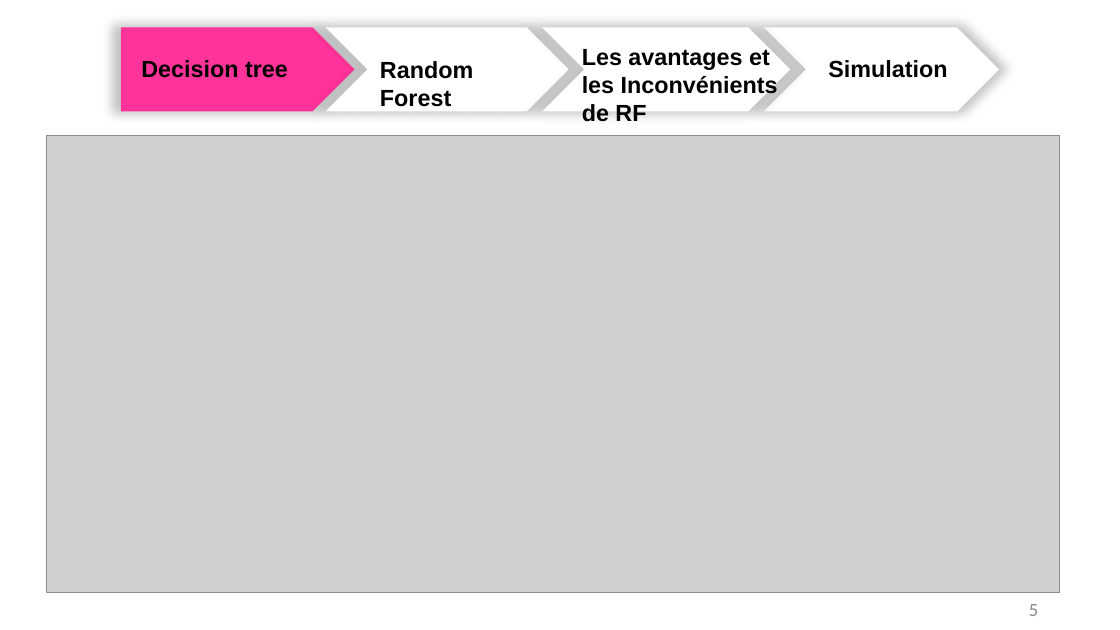
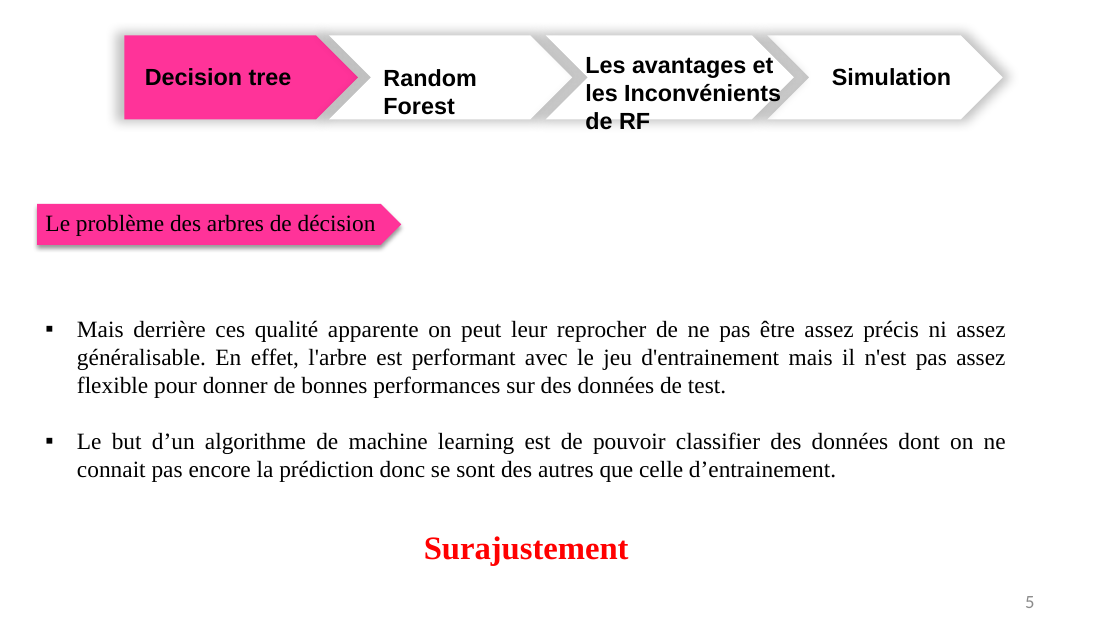
Before and after one commit to benjdiasaad/Random_Forest, a slide deck: slide 5 of Benjdia Saad Random Forest.pptx. Drawn at 1120x630 pixels with LibreOffice and Linux fonts; fonts in the diff are those of the drawing; grey boxes stand for pictures. Boxes give left, top, right and bottom in pixels: in the first picture for what was removed or moved away, otherwise in the second. Text is boxed around its words. In the diff, an @@ line names an element or a change of style, - is before the commit and + after.

```diff
--- a/Benjdia Saad Random Forest.pptx
+++ b/Benjdia Saad Random Forest.pptx
@@ 3 chevrons, 1 text, 1 pentagon arrow: place and size @@
-3 chevrons, 1 text, 1 pentagon arrow at bbox=[121, 28, 999, 121]
+3 chevrons, 1 text, 1 pentagon arrow at bbox=[124, 35, 1002, 129]
@@ 3 texts: place and size @@
-3 texts at bbox=[141, 60, 947, 107]
+3 texts at bbox=[145, 68, 951, 115]
@@ picture removed at bbox=[47, 135, 1060, 592] @@
@@ pentagon arrow added at bbox=[37, 204, 401, 245], fill #FF3399 @@
@@ text added at bbox=[45, 214, 376, 236], 20 pt, text #000000 @@
+Le problème des arbres de décision
@@ text added at bbox=[77, 320, 1006, 566], 20 pt, text #000000 @@
+▪ Mais derrière ces qualité apparente on peut leur reprocher de ne pas être assez précis ni assez généralisable. En effet, l'arbre est performant avec le jeu d'entrainement mais il n'est pas assez flexible pour donner de bonnes performances sur des données de test.
+▪ Le but d’un algorithme de machine learning est de pouvoir classifier des données dont on ne connait pas encore la prédiction donc se sont des autres que celle d’entrainement.
+Surajustement
@@ page number: place and size @@
-page number at bbox=[1029, 604, 1038, 616]
+page number at bbox=[1025, 596, 1034, 608]
```
Also in this commit, not shown: 10 other slides changed.
